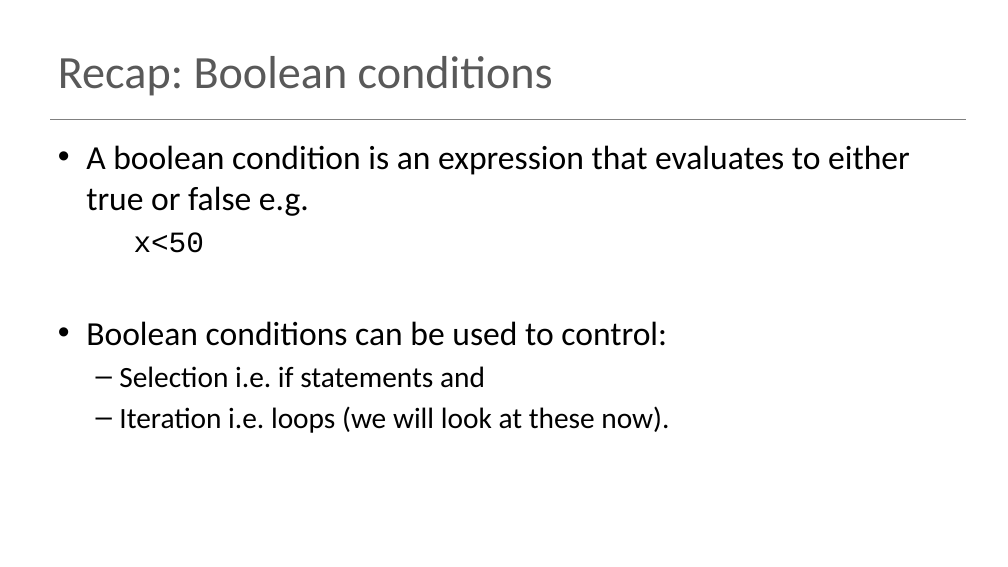
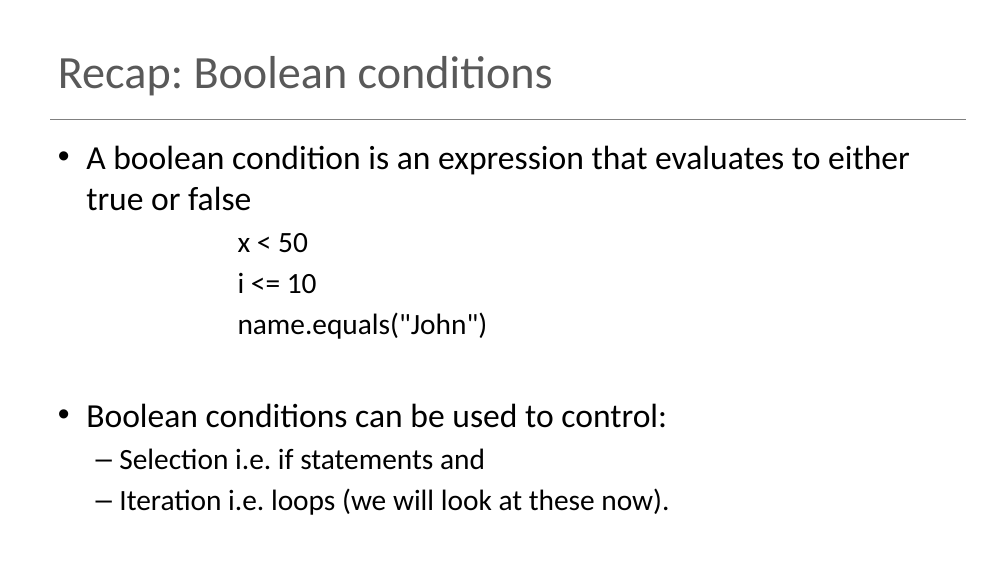
Before and after one commit to Programming-Fundamentals-SETU/prog-fund-2-jan-26, a slide deck: slide 4 of topic02-primitive-arrays/unit-02a-lectures/talk-2-loop-recap/b-iteration-while.pptx (slide 3 before the commit). Drawn at 1008x567 pixels with LibreOffice and Linux fonts; fonts in the diff are those of the drawing. Boxes give left, top, right and bottom in pixels: in the first picture for what was removed or moved away, otherwise in the second. Text is boxed around its words. In the diff, an @@ line names an element or a change of style, - is before the commit and + after.

```diff
--- a/topic02-primitive-arrays/unit-02a-lectures/talk-2-loop-recap/b-iteration-while.pptx
+++ b/topic02-primitive-arrays/unit-02a-lectures/talk-2-loop-recap/b-iteration-while.pptx
@@ text at [86, 145, 910, 339]: text changed @@
-• A boolean condition is an expression that evaluates to either true or false e.g.
-x<50
+• A boolean condition is an expression that evaluates to either true or false
+          x < 50
+          i <= 10
+          name.equals("John")
```
Also in this commit, not shown: 3 other slides changed, 4 slides added, 1 slide removed, 17 other files.
